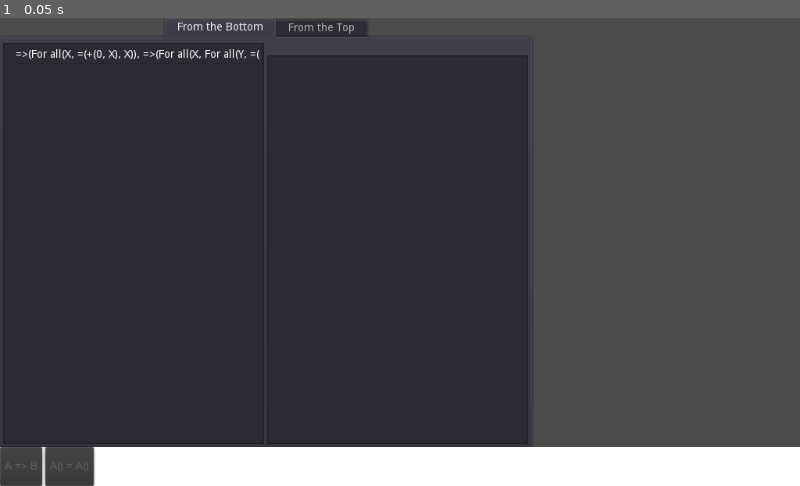
Above: before the commit, frame 1.
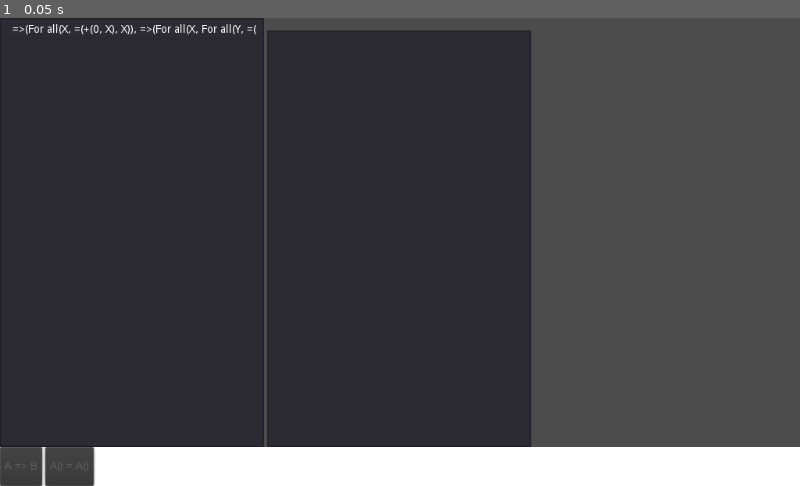
Above: after the commit, the same moment.

Repository: Negabinary/Math-Playground
Game: Godot game, scene res://Main.tscn
Two runs of this game, one before a commit and one after it. Both use one fixed random seed, a clock stepped at 60 frames per second and the inputs below.
Inputs:
- Up to frame 1 (0.05 s): no input

The runs differ from the first frame. In frame 1, 2.0% of the frame differs, in the area x 0-67%, y 0-92%.

Commit message:
Removed unused "From the top" code
"From the top" tab no longer makes sense with current roadmap.

Diff:
--- a/Assumptions.gd
+++ b/Assumptions.gd
@@ -3,7 +3,6 @@
 var ASSUMPTION_BOX := load("res://src/visual/assumption_box/AssumptionBox.tscn")
 
 signal assumption_used
-signal assumption_work_with
 signal assumption_refine
 signal equality_used
 
@@ -25,9 +24,8 @@
 func save_assumption(assumption:Statement):
 	var assumption_box = ASSUMPTION_BOX.instance()
 	$VBoxContainer.add_child(assumption_box)
-	assumption_box.display_assumption(assumption, true)
+	assumption_box.display_assumption(assumption)
 	assumption_box.connect("assumption_conclusion_used", self, "_on_assumption_conclusion_used")
-	assumption_box.connect("assumption_work_with", self, "_on_assumption_work_with")
 	assumption_box.connect("expr_item_dropped_on_definition", self, "_on_assumption_refine")
 	assumption_box.connect("use_equality", self, "_on_use_equality")
 
@@ -48,10 +46,6 @@
 	emit_signal("assumption_used", assumption)
 
 
-func _on_assumption_work_with(assumption):
-	emit_signal("assumption_work_with", assumption)
-
-
 func _on_assumption_refine(assumption:Statement, definition:ExprItemType, locator:UniversalLocator):
 	emit_signal("assumption_refine", assumption, definition, locator)
 
--- a/DeclarationList.gd
+++ /dev/null
@@ -1,16 +0,0 @@
-extends ItemList
-
-
-# Declare member variables here. Examples:
-# var a = 2
-# var b = "text"
-
-
-# Called when the node enters the scene tree for the first time.
-func _ready():
-	pass # Replace with function body.
-
-
-# Called every frame. 'delta' is the elapsed time since the previous frame.
-#func _process(delta):
-#	pass
--- a/FromTop.gd
+++ b/FromTop.gd
@@ -10,7 +10,7 @@
 
 
 func work_with(assumption:Statement):
-	$AssumptionBox.display_assumption(assumption, true)
+	$AssumptionBox.display_assumption(assumption)
 
 
 func _on_condition_selected(statement:Statement, condition_idx:int):
--- a/Main.gd
+++ b/Main.gd
@@ -1,46 +1,32 @@
 extends Control
 
 
+onready var ui_assumptions := $HBoxContainer/Assumptions
+onready var ui_goals := $HBoxContainer/HBoxContainer/Goals
+onready var ui_proof_tree := $HBoxContainer/HBoxContainer/ProofTree
+onready var ui_buttons := $ColorRect/Buttons
+
+
 func _ready():
-	$"HBoxContainer/TabContainer/From the Top".connect("condition_selected_from_top", self, "_on_condition_selected_from_top")
-	$"HBoxContainer/TabContainer/From the Top".connect("condition_selected_from_top", self, "_on_condition_used_from_top")
-	$"HBoxContainer/TabContainer/From the Top".connect("save_assumption", self, "_on_save_assumption")
-	$HBoxContainer/Assumptions.connect("assumption_used", self, "_on_assumption_used")
-	$HBoxContainer/Assumptions.connect("assumption_work_with", self, "_on_assumption_work_with")
-	$"HBoxContainer/TabContainer/From the Bottom/Goals".connect("expr_item_selected", self, "_on_goal_item_selected")
-	$"HBoxContainer/TabContainer/From the Bottom/ProofTree".connect("change_selected_proof_entry", self, "_on_change_selected_proof_entry")
+	ui_assumptions.connect("assumption_used", self, "_on_assumption_used")
+	ui_goals.connect("expr_item_selected", self, "_on_goal_item_selected")
+	ui_proof_tree.connect("change_selected_proof_entry", self, "_on_change_selected_proof_entry")
 
 
 func _on_change_selected_proof_entry(proof_entries:Array): #Array<ProofEntry>
-	$"HBoxContainer/TabContainer/From the Bottom/Goals".show_expression(proof_entries[0].get_goal())
-	$ColorRect/Buttons.update_buttons(proof_entries[0])
-	$HBoxContainer/Assumptions.change_assumptions(proof_entries)
+	ui_goals.show_expression(proof_entries[0].get_goal())
+	ui_buttons.update_buttons(proof_entries[0])
+	ui_assumptions.change_assumptions(proof_entries)
 
 
 func _on_goal_item_selected(expr_locator:UniversalLocator):
-	$HBoxContainer/Assumptions.mark_assumptions(expr_locator)
-
-
-func _on_assumption_work_with(assumption):
-	$HBoxContainer/TabContainer.current_tab = 1
-	$"HBoxContainer/TabContainer/From the Top".work_with(assumption)
-
-
-func _on_condition_selected_from_top(statement:Statement, condition_idx:int):
-	$HBoxContainer/Assumptions.mark_assumptions_from_top(statement, condition_idx)
+	ui_assumptions.mark_assumptions(expr_locator)
 
 
 func _on_assumption_used(assumption:Statement):
-	if $HBoxContainer/TabContainer.current_tab == 0:
-		$"HBoxContainer/TabContainer/From the Bottom/ProofTree".use_assumption(assumption)
-	else:
-		$"HBoxContainer/TabContainer/From the Top".use_assumption(assumption)
-
-
-func _on_save_assumption(assumption:Statement):
-	$HBoxContainer/Assumptions.save_assumption(assumption)
+	ui_proof_tree.use_assumption(assumption)
 
 
 func _on_equality_used(equality:UniversalLocator):
-	var position = $"HBoxContainer/TabContainer/From the Bottom/Goals".get_selected()
-	$"HBoxContainer/TabContainer/From the Bottom/ProofTree".use_equality(position, equality)
+	var position = ui_goals.get_selected()
+	ui_proof_tree.use_equality(position, equality)
--- a/Main.tscn
+++ b/Main.tscn
@@ -1,12 +1,10 @@
-[gd_scene load_steps=9 format=2]
+[gd_scene load_steps=7 format=2]
 
 [ext_resource path="res://ProofTree.gd" type="Script" id=1]
 [ext_resource path="res://Main.gd" type="Script" id=2]
-[ext_resource path="res://src/visual/assumption_box/AssumptionBox.tscn" type="PackedScene" id=3]
 [ext_resource path="res://Assumptions.gd" type="Script" id=4]
 [ext_resource path="res://src/visual/expression_viewer/ExpressionViewer.tscn" type="PackedScene" id=5]
 [ext_resource path="res://Buttons.gd" type="Script" id=6]
-[ext_resource path="res://FromTop.gd" type="Script" id=7]
 [ext_resource path="res://Debugger.tscn" type="PackedScene" id=8]
 
 [node name="Main" type="Control"]
@@ -27,50 +25,25 @@
 
 [node name="Debugger" parent="HBoxContainer" instance=ExtResource( 8 )]
 
-[node name="TabContainer" type="TabContainer" parent="HBoxContainer"]
+[node name="HBoxContainer" type="HBoxContainer" parent="HBoxContainer"]
 margin_right = 680.0
 margin_bottom = 550.0
 size_flags_horizontal = 3
+size_flags_vertical = 3
 size_flags_stretch_ratio = 2.0
 
-[node name="From the Bottom" type="HBoxContainer" parent="HBoxContainer/TabContainer"]
-anchor_right = 1.0
-anchor_bottom = 1.0
-margin_left = 4.0
-margin_top = 32.0
-margin_right = -4.0
-margin_bottom = -4.0
-size_flags_horizontal = 3
-size_flags_vertical = 3
-
-[node name="ProofTree" type="Tree" parent="HBoxContainer/TabContainer/From the Bottom"]
-margin_right = 334.0
-margin_bottom = 514.0
+[node name="ProofTree" type="Tree" parent="HBoxContainer/HBoxContainer"]
+margin_right = 338.0
+margin_bottom = 550.0
 size_flags_horizontal = 3
 script = ExtResource( 1 )
 __meta__ = {
 "_edit_use_anchors_": false
 }
 
-[node name="Goals" parent="HBoxContainer/TabContainer/From the Bottom" instance=ExtResource( 5 )]
-margin_left = 338.0
-margin_right = 672.0
-margin_bottom = 514.0
-
-[node name="From the Top" type="HBoxContainer" parent="HBoxContainer/TabContainer"]
-visible = false
-anchor_right = 1.0
-anchor_bottom = 1.0
-margin_left = 4.0
-margin_top = 32.0
-margin_right = -4.0
-margin_bottom = -4.0
-script = ExtResource( 7 )
-
-[node name="AssumptionBox" parent="HBoxContainer/TabContainer/From the Top" instance=ExtResource( 3 )]
-margin_right = 672.0
-margin_bottom = 514.0
-size_flags_horizontal = 3
+[node name="Goals" parent="HBoxContainer/HBoxContainer" instance=ExtResource( 5 )]
+margin_left = 342.0
+margin_right = 680.0
 
 [node name="Assumptions" type="ScrollContainer" parent="HBoxContainer"]
 margin_left = 684.0
@@ -114,10 +87,8 @@
 margin_bottom = 50.0
 disabled = true
 text = "A() = A()"
-[connection signal="item_selected" from="HBoxContainer/TabContainer/From the Bottom/ProofTree" to="HBoxContainer/TabContainer/From the Bottom/ProofTree" method="_on_item_selected"]
-[connection signal="assumption_refine" from="HBoxContainer/Assumptions" to="HBoxContainer/TabContainer/From the Bottom/ProofTree" method="_on_assumption_refine"]
-[connection signal="assumption_used" from="HBoxContainer/Assumptions" to="." method="_on_assumption_used"]
-[connection signal="assumption_work_with" from="HBoxContainer/Assumptions" to="." method="_on_assumption_work_with"]
+[connection signal="item_selected" from="HBoxContainer/HBoxContainer/ProofTree" to="HBoxContainer/HBoxContainer/ProofTree" method="_on_item_selected"]
+[connection signal="assumption_refine" from="HBoxContainer/Assumptions" to="HBoxContainer/HBoxContainer/ProofTree" method="_on_assumption_refine"]
 [connection signal="equality_used" from="HBoxContainer/Assumptions" to="." method="_on_equality_used"]
-[connection signal="pressed" from="ColorRect/Buttons/Implication" to="HBoxContainer/TabContainer/From the Bottom/ProofTree" method="_on_Implication_pressed"]
-[connection signal="pressed" from="ColorRect/Buttons/Equality" to="HBoxContainer/TabContainer/From the Bottom/ProofTree" method="_on_Equality_pressed"]
+[connection signal="pressed" from="ColorRect/Buttons/Implication" to="HBoxContainer/HBoxContainer/ProofTree" method="_on_Implication_pressed"]
+[connection signal="pressed" from="ColorRect/Buttons/Equality" to="HBoxContainer/HBoxContainer/ProofTree" method="_on_Equality_pressed"]
--- a/src/visual/assumption_box/AssumptionBox.gd
+++ b/src/visual/assumption_box/AssumptionBox.gd
@@ -1,7 +1,6 @@
 extends PanelContainer
 
 signal use_equality
-signal assumption_work_with
 signal assumption_conclusion_used
 signal assumption_condition_used
 signal assumption_condition_selected
@@ -9,13 +8,11 @@
 var assumption : Statement
 
 
-func display_assumption(new_assumption:Statement, show_work_with := false):
+func display_assumption(new_assumption:Statement):
 	$VBoxContainer/Conditions.clear()
 	$VBoxContainer/Conclusion.clear()
 
 	assumption = new_assumption
-
-	$VBoxContainer/Button.visible = show_work_with
 
 	var definitions := new_assumption.get_definitions()
 	var conditions := new_assumption.get_conditions()
@@ -73,22 +70,13 @@
 			$VBoxContainer/Conclusion.modulate = Color.white
 
 
-# @DEAD
-func mark_assumptions_from_top(selected_item:UniversalLocator):
-	var matching := Matching.new(selected_item, assumption.get_conclusion())
-	if matching.is_possible():
-		$VBoxContainer/Conclusion.modulate = Color.cyan
-	else:
-		$VBoxContainer/Conclusion.modulate = Color.white
-
-
 func use_assumption(using_assumption:Statement):
 	var selected_conditions = $VBoxContainer/Conditions.get_selected_items()
 	if selected_conditions.size() == 1:
 		var selected_condition:int = selected_conditions[0]
 		var matching := MatchingTwo.new(assumption.get_conditions()[selected_condition], using_assumption.conclusion)
 		var new_statement = assumption.deep_replace_types(matching.get_alpha_replacements(), matching.get_alpha_new_definitions())
-		display_assumption(new_statement, true)
+		display_assumption(new_statement)
 
 
 func _on_Conditions_item_selected(index):
@@ -103,10 +91,6 @@
 	emit_signal("assumption_conclusion_used", assumption, index)
 
 
-func _on_Button_pressed():
-	emit_signal("assumption_work_with", assumption)
-
-
 func _on_expr_item_dropped_on_definition(definition:ExprItemType, locator:UniversalLocator):
 	emit_signal("expr_item_dropped_on_definition", assumption, definition, locator)
 
--- a/src/visual/assumption_box/AssumptionBox.tscn
+++ b/src/visual/assumption_box/AssumptionBox.tscn
@@ -17,7 +17,7 @@
 margin_left = 7.0
 margin_top = 7.0
 margin_right = 83.0
-margin_bottom = 164.0
+margin_bottom = 151.0
 __meta__ = {
 "_edit_use_anchors_": false
 }
@@ -71,15 +71,8 @@
 margin_right = 76.0
 margin_bottom = 120.0
 text = "ARE EQUAL"
-
-[node name="Button" type="Button" parent="VBoxContainer"]
-margin_top = 124.0
-margin_right = 76.0
-margin_bottom = 144.0
-text = "Work with"
 [connection signal="expr_item_dropped_on_definition" from="VBoxContainer/Definitions" to="." method="_on_expr_item_dropped_on_definition"]
 [connection signal="item_activated" from="VBoxContainer/Conditions" to="." method="_on_Conditions_item_activated"]
 [connection signal="item_selected" from="VBoxContainer/Conditions" to="." method="_on_Conditions_item_selected"]
 [connection signal="item_activated" from="VBoxContainer/Equalities" to="VBoxContainer/Equalities" method="_on_item_activated"]
 [connection signal="use_equality" from="VBoxContainer/Equalities" to="." method="_on_use_equality"]
-[connection signal="pressed" from="VBoxContainer/Button" to="." method="_on_Button_pressed"]
Not shown, added: addons/zylann.project_stats/data/project_stats_2020_6_20_13_00.json
